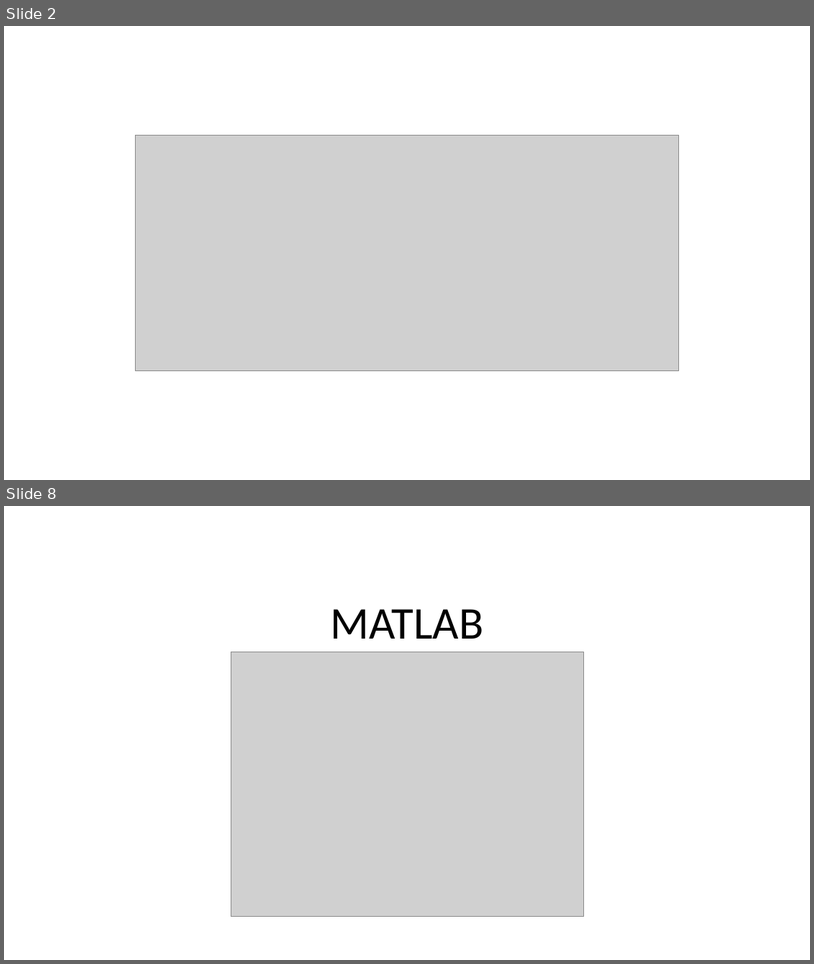
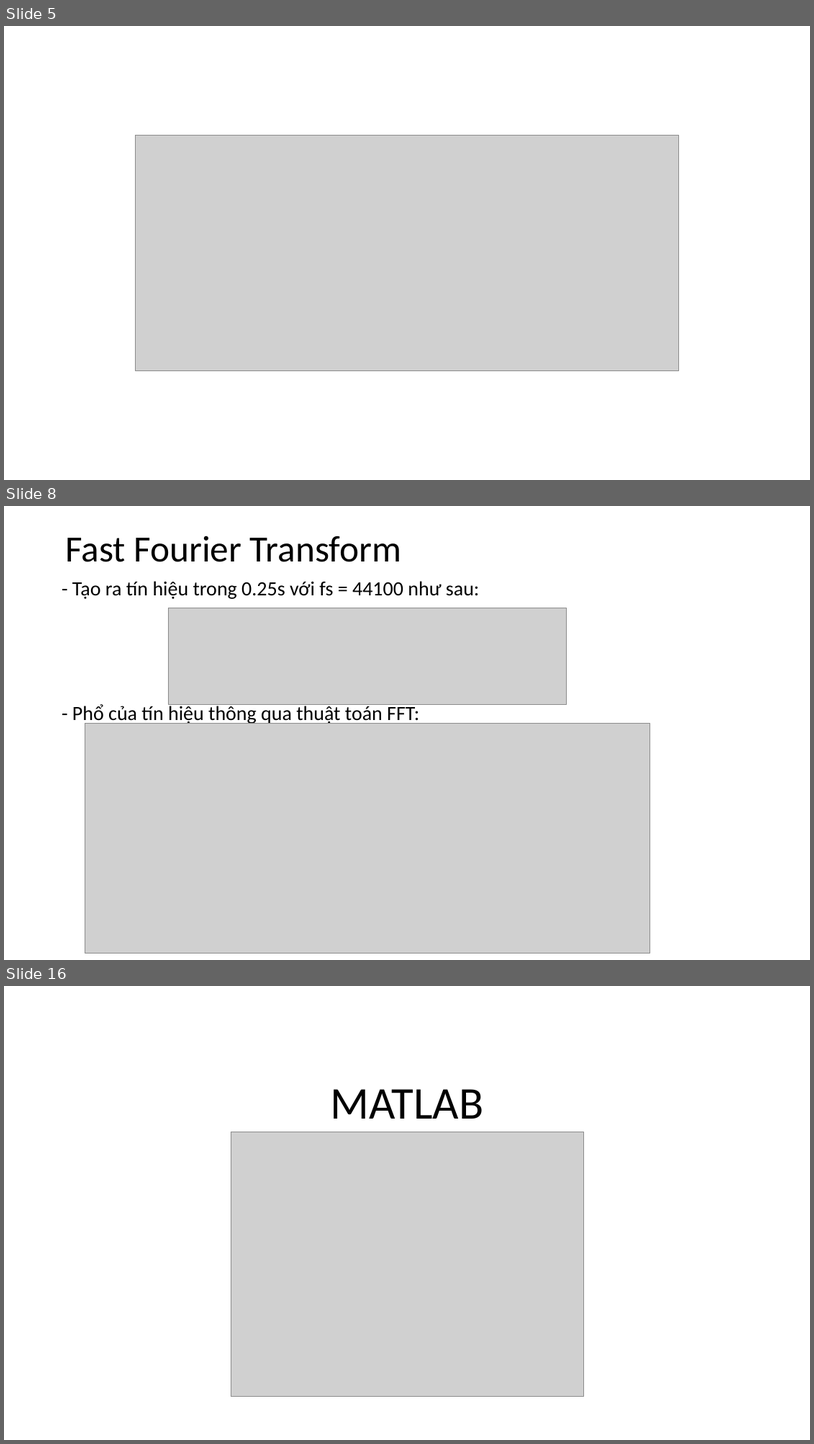
Before and after one commit to Sunfl4wer/Signal-and-Spectrum, a slide deck: Signal_and_Spectrum.pptx. Shown one above the other, each under a label of ours: slides 2 and 8 before the commit, slides 5, 8 and 16 after it; the slides between them are not shown. The pictures are 814x964 and 814x1444 pixels, drawn with LibreOffice and Linux fonts; fonts in the diff are those of the drawing; grey boxes stand for pictures. Boxes give left, top, right and bottom in pixels: in the first picture for what was removed or moved away, otherwise in the second. Text is boxed around its words. In the diff, an @@ line names an element or a change of style, - is before the commit and + after.

```diff
--- a/Signal_and_Spectrum.pptx
+++ b/Signal_and_Spectrum.pptx
@@ slide 8 added at [4, 506, 810, 960], background #FFFFFF @@
@@ title added at [65, 536, 401, 562], 44 pt, text #000000 @@
+Fast Fourier Transform
@@ text added at [72, 581, 480, 599], 24 pt, text #000000 @@
+- Tạo ra tín hiệu trong 0.25s với fs = 44100 như sau:
@@ picture added at [168, 608, 566, 705] @@
@@ text added at [72, 703, 419, 725], 24 pt, text #000000 @@
+- Phổ của tín hiệu thông qua thuật toán FFT:
@@ picture added at [85, 723, 651, 953] @@
@@ what was slide 2 is now slide 5 @@
@@ what was slide 8 is now slide 16 @@
```
Also in this commit, not shown: 7 slides changed, 36 other slides added, 6 slides removed.
